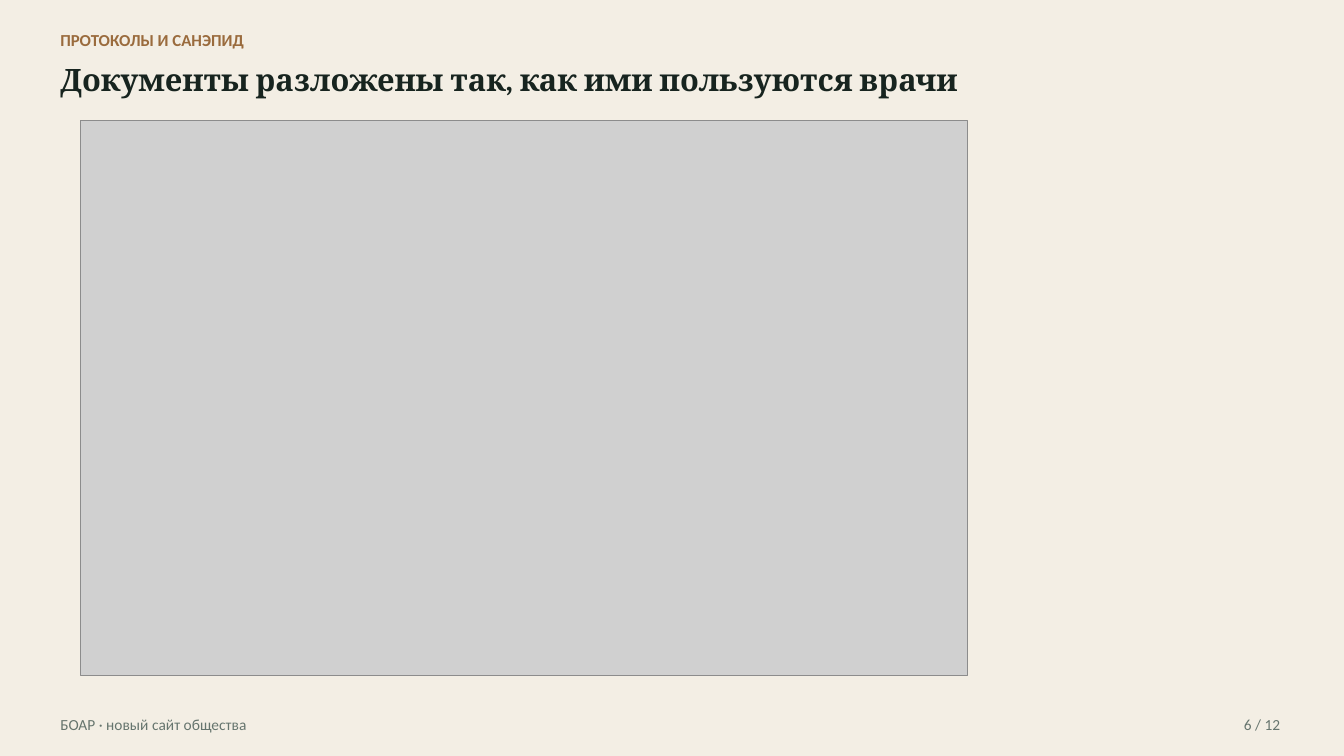
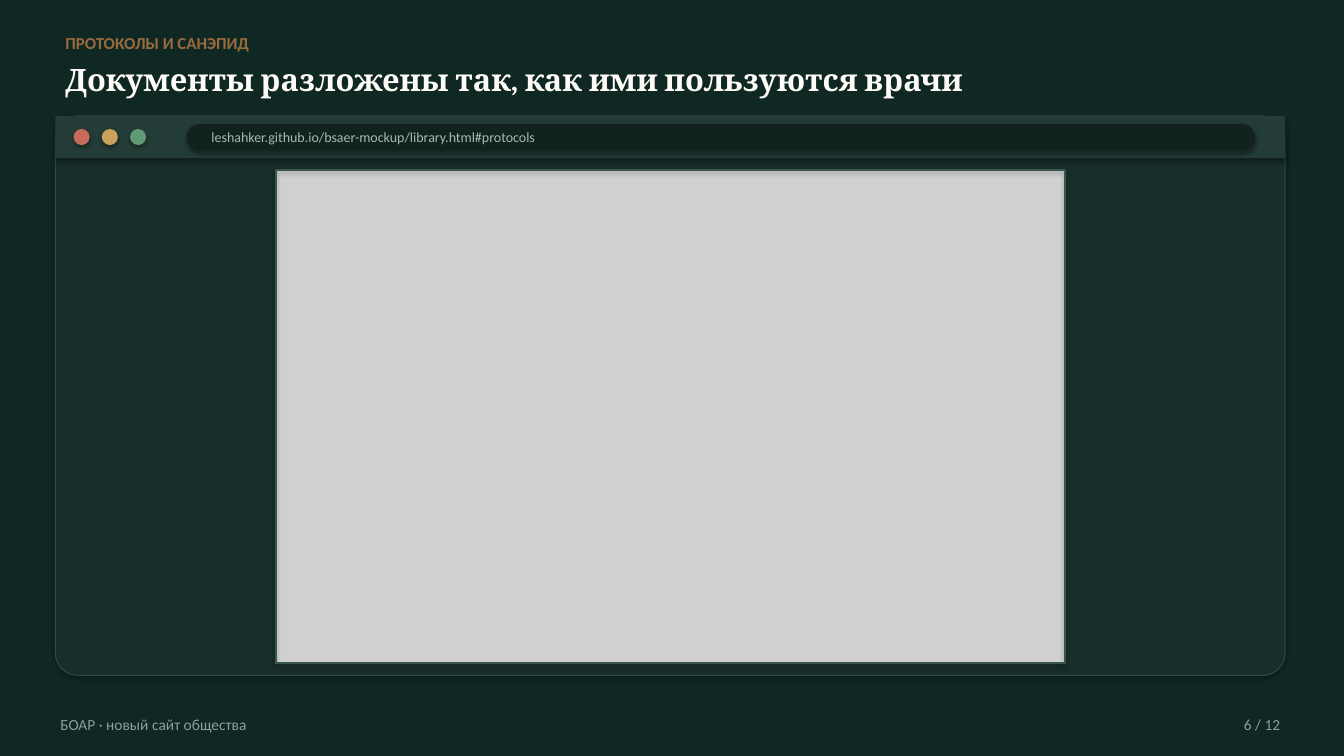
Before and after one commit to Leshahker/bsaer-mockup, a slide deck: slide 6 of pitch/BOAR-prezentaciya.pptx. Drawn at 1344x756 pixels with LibreOffice and Linux fonts; fonts in the diff are those of the drawing; grey boxes stand for pictures. Boxes give left, top, right and bottom in pixels: in the first picture for what was removed or moved away, otherwise in the second. Text is boxed around its words. In the diff, an @@ line names an element or a change of style, - is before the commit and + after.

```diff
--- a/pitch/BOAR-prezentaciya.pptx
+++ b/pitch/BOAR-prezentaciya.pptx
@@ rectangle at (0, 0, 1344, 756): fill #F3EEE4 to #0F2824 @@
@@ text "ПРОТОКОЛЫ И САНЭПИД": place and size @@
-text "ПРОТОКОЛЫ И САНЭПИД" at (60, 35, 243, 49)
+text "ПРОТОКОЛЫ И САНЭПИД" at (65, 38, 248, 52)
@@ text "Документы разложены так, как ими ..." at (65, 69, 962, 99): text colour #17241F to #FFFCF7 @@
@@ rounded rectangle added at (55, 116, 1286, 676), fill #182E2A, outline #2F4A44 0.75 pt @@
@@ rectangle added at (55, 116, 1286, 158), fill #243C37 @@
@@ ellipse added at (74, 129, 90, 145), fill #C76B5A @@
@@ ellipse added at (102, 129, 118, 145), fill #C9A05C @@
@@ ellipse added at (130, 129, 146, 145), fill #5E9A72 @@
@@ rounded rectangle added at (187, 124, 1255, 150), fill #12221F @@
@@ text added at (211, 132, 534, 145), 10 pt, text #A8B9B3 @@
+leshahker.github.io/bsaer-mockup/library.html#protocols
@@ picture: place and size @@
-picture at (81, 121, 968, 676)
+picture at (276, 170, 1065, 663)
@@ rectangle added at (276, 170, 1065, 663), outline #3A554E 1.25 pt @@
@@ text "БОАР · новый сайт общества" at (60, 719, 247, 733): text colour #66756E to #8AA199 @@
@@ text "6 / 12" at (1244, 720, 1281, 730): text colour #66756E to #8AA199 @@
```
Also in this commit, not shown: 6 other slides changed, 1 other file.
